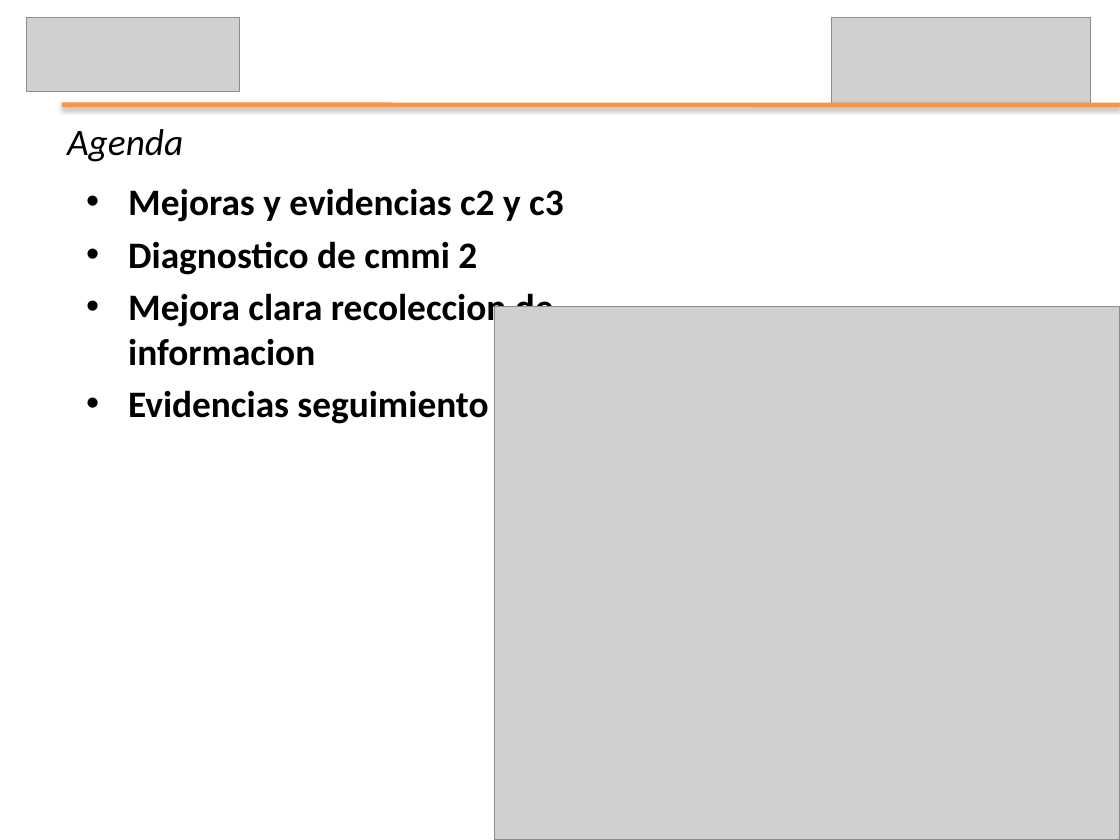
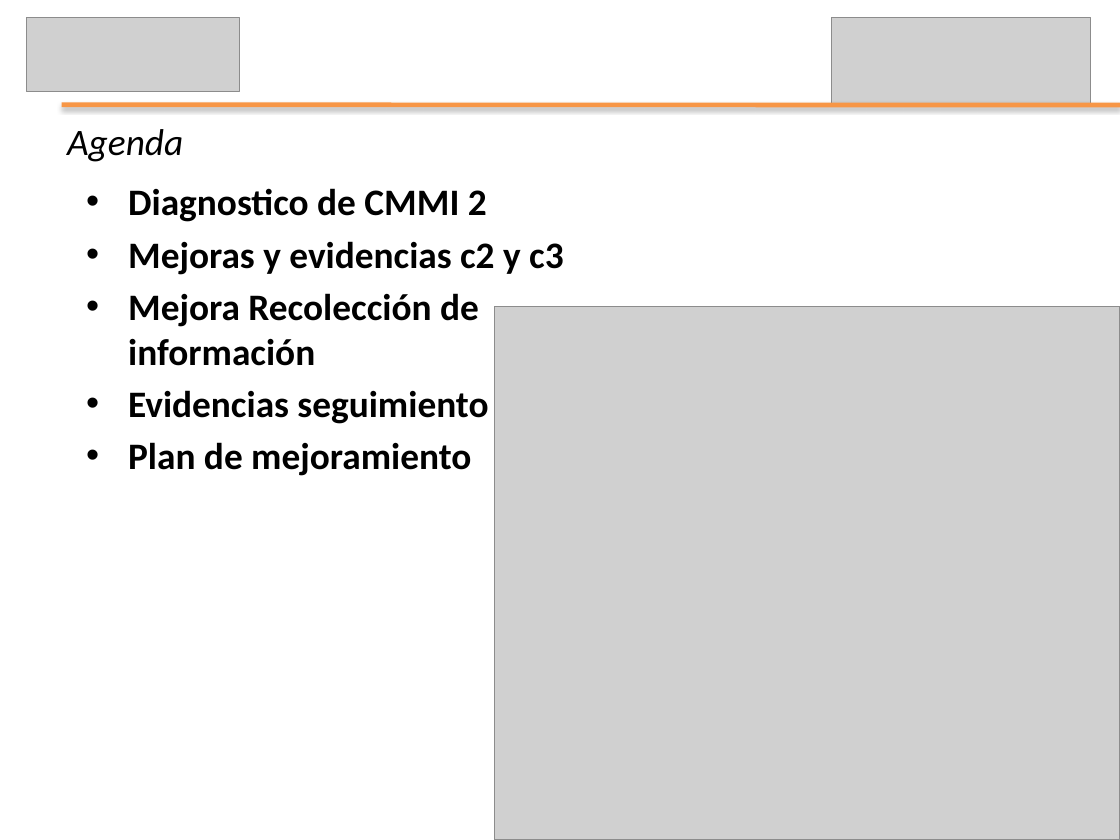
Before and after one commit to leseroth/ingenium-managment, a slide deck: slide 3 of CSOF5104 Mejoramiento de Procesos de SW/PresentacionFinal/1130PresentacionFinal.pptx. Drawn at 1120x840 pixels with LibreOffice and Linux fonts; fonts in the diff are those of the drawing; grey boxes stand for pictures. Boxes give left, top, right and bottom in pixels: in the first picture for what was removed or moved away, otherwise in the second. Text is boxed around its words. In the diff, an @@ line names an element or a change of style, - is before the commit and + after.

```diff
--- a/CSOF5104 Mejoramiento de Procesos de SW/PresentacionFinal/1130PresentacionFinal.pptx
+++ b/CSOF5104 Mejoramiento de Procesos de SW/PresentacionFinal/1130PresentacionFinal.pptx
@@ text at <box>128,188,487,222</box>: paragraph added @@
+• Diagnostico de CMMI 2
@@ text at <box>128,293,479,366</box>: text changed @@
-• Diagnostico de cmmi 2
-• Mejora clara recoleccion de informacion
+• Mejora Recolección de información
@@ text at <box>128,442,471,476</box>: paragraph added @@
+• Plan de mejoramiento
```
Also in this commit, not shown: 2 other slides changed, 6 slides added, 1 slide removed, 3 other files.
